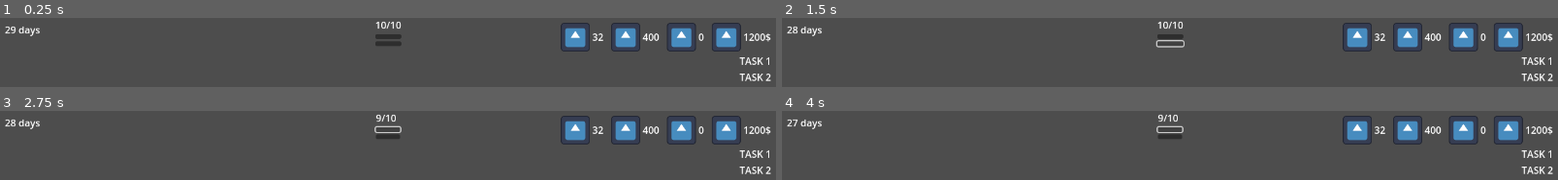
Above: before the commit, frames 1-4 (two rows, left to right).
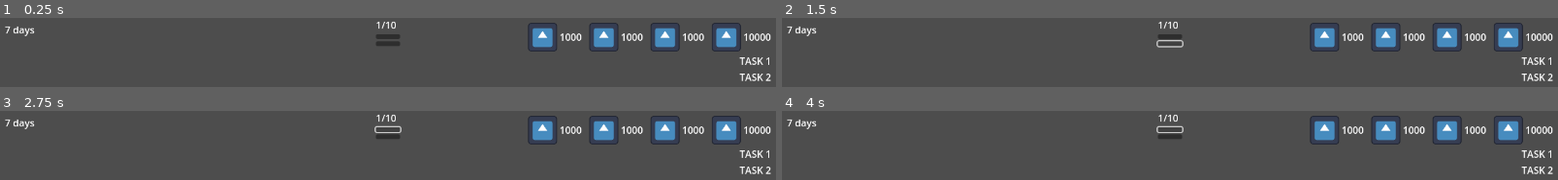
Above: after the commit, the same moments.

Repository: JoshuaWe1t/death-camp
Game: Godot game, scene res://ui/hud/hud.tscn
Same seed, same stepped clock (60 frames per second), same inputs: the game is played once before the commit and once after it. The project has no main scene, so this scene is started directly. The engine's default icon, where the game draws it, is replaced by a stand-in: a white triangle on a blue panel in a dark square.
Inputs (mouse positions are in pixels of both pictures, inside the frame that each line leads up to):
- Up to frame 1 (0.25 s): no input
- Up to frame 2 (1.5 s): click (1170, 36) at 0.5 s; click (1170, 43) at 1.25 s
- Up to frame 3 (2.75 s): click (388, 129) at 2 s
- Up to frame 4 (4 s): click (1170, 136) at 2.75 s; click (1170, 129) at 3.5 s

The runs differ from the first frame. In frame 1, 6.4% of the frame differs, in the area x 0-100%, y 5-49%; in frame 2, 6.4%; in frame 3, 6.2%; in frame 4, 6.2%.
Error after the commit: Parse Error: Identifier "EdictManager" not declared in the current scope. (res://ui/hud/hud.gd:24)

Commit message:
feat(HUD): Добавить логику отображения заданий
-- Подключены сигналы заданий
-- Добавлены функции обработки

Diff:
--- a/ui/hud/hud.gd
+++ b/ui/hud/hud.gd
@@ -9,6 +9,9 @@
 @onready var souls_label = $UI/RightPanel/VBoxContainer/ResourcesHBox/SoulsContainer/SoulsLabel
 @onready var funds_label = $UI/RightPanel/VBoxContainer/ResourcesHBox/FundsContainer/FundsLabel
 
+@onready var tasks_vbox: VBoxContainer = $UI/RightPanel/VBoxContainer/TasksVBox
+
+
 # Кнопки для тестирования цикла
 @onready var btn_spend = $UI/ActionContainer/VBoxContainer/SpendAPButton
 @onready var btn_end_day = $UI/ActionContainer/VBoxContainer/EndDayButton
@@ -17,10 +20,20 @@
 	# Подписываемся на события цикла
 	EventBus.day_started.connect(_on_day_started)
 	EventBus.ap_changed.connect(_on_ap_changed)
+	# Подписываемся на сигналы заданий
+	EdictManager.edict_accepted.connect(_on_edict_accepted)
+	EdictManager.edict_updated.connect(_on_edict_updated)
+	EdictManager.edict_completed.connect(_remove_edict_from_hud)
+	EdictManager.edict_failed.connect(_remove_edict_from_hud)
+	EdictManager.edict_refused.connect(_remove_edict_from_hud)
 
 	# Подключаем тестовые кнопки
 	btn_spend.pressed.connect(_on_spend_pressed)
 	btn_end_day.pressed.connect(_on_end_day_pressed)
+
+	# Очищаем контейнер от тестовых надписей ри старте
+	for child in tasks_vbox.get_children():
+		child.queue_free()
 
 	# Первичная отрисовка статических ресурсов
 	update_static_resources()
@@ -61,3 +74,39 @@
 
 func _on_end_day_pressed() -> void:
 	Global.end_day()
+
+
+func _on_edict_accepted(task: Dictionary) -> void:
+	var label = Label.new()
+	# Присваиваем имя узлу, чтобы легко находить его для обновления или удаления
+	label.name = task["instance_id"]
+	label.horizontal_alignment = HORIZONTAL_ALIGNMENT_RIGHT
+
+	_update_label_text(label, task)
+	tasks_vbox.add_child(label)
+
+
+func _on_edict_updated(task: Dictionary) -> void:
+	# Ищем узел по уникальному ID задания
+	var label = tasks_vbox.get_node_or_null(task["instance_id"])
+	if label:
+		_update_label_text(label, task)
+
+
+func _remove_edict_from_hud(task: Dictionary) -> void:
+	# Ищем узел задания и удаляем его при завершении/провале
+	var label = tasks_vbox.get_node_or_null(task["instance_id"])
+	if label:
+		label.queue_free()
+
+
+func _update_label_text(label: Label, task: Dictionary) -> void:
+	var text = task["full_name"]
+
+	# Если это задание на производство, добавляем формат (0/20)
+	if task.has("required_quantity"):
+		var current = task.get("current_quantity", 0)
+		var required = task["required_quantity"]
+		text += " (" + str(current) + "/" + str(required) + ")"
+
+	label.text = text
